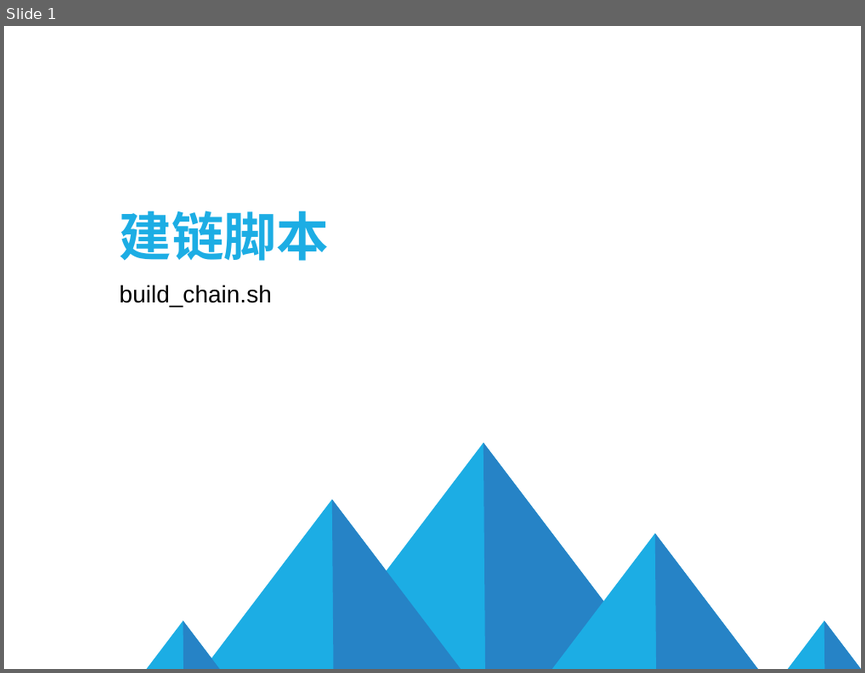
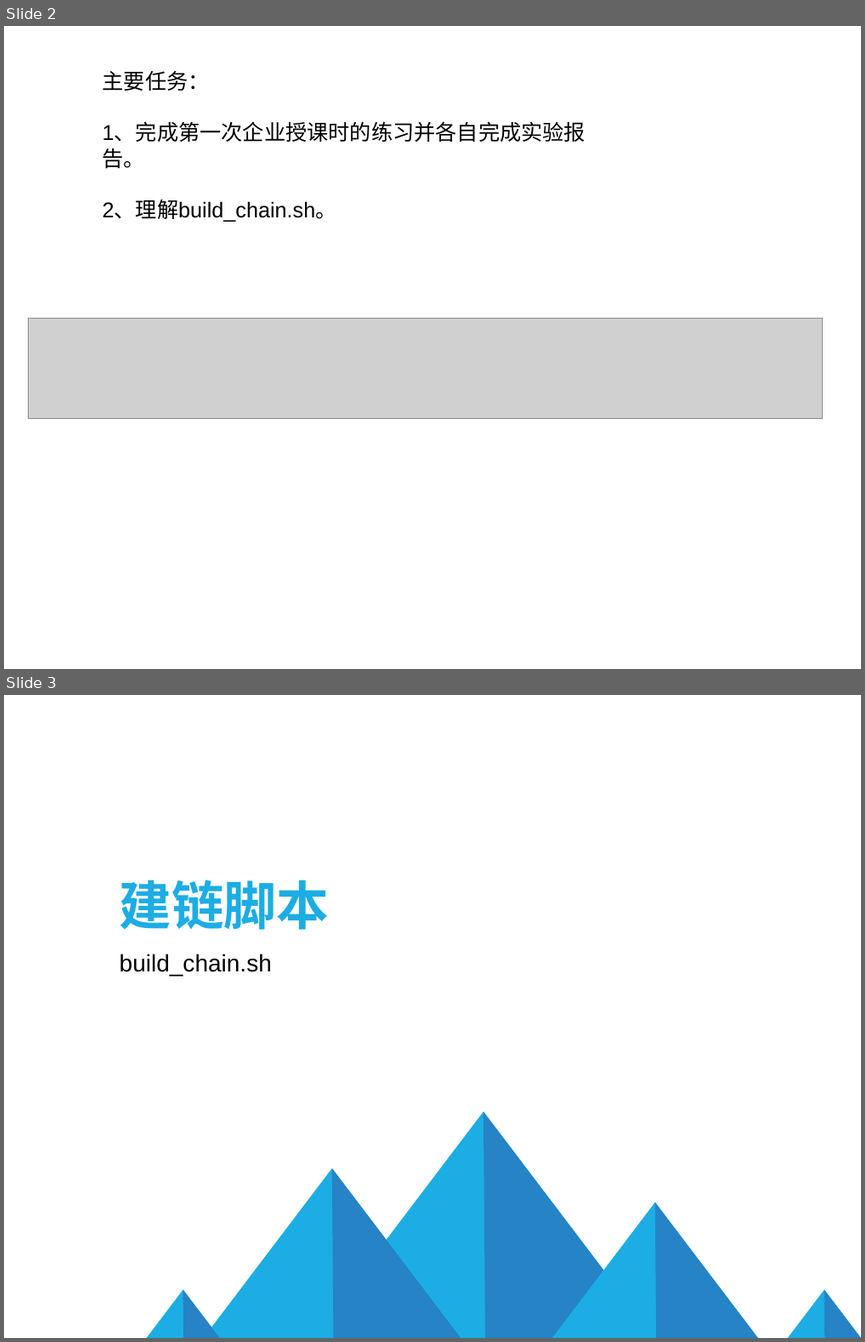
Before and after one commit to qukuailianniubi/Homework, a slide deck: DAY1/build_chain.sh文件的理解.ppt. Shown one above the other, each under a label of ours: slide 1 before the commit, slides 2 and 3 after it. The pictures are 865x673 and 865x1342 pixels, drawn with LibreOffice and Linux fonts; fonts in the diff are those of the drawing; grey boxes stand for pictures; background and template pictures are left out. Boxes give left, top, right and bottom in pixels: in the first picture for what was removed or moved away, otherwise in the second. Text is boxed around its words. In the diff, an @@ line names an element or a change of style, - is before the commit and + after.

```diff
--- a/DAY1/build_chain.sh文件的理解.ppt
+++ b/DAY1/build_chain.sh文件的理解.ppt
@@ slide 2 added at (4, 26, 861, 669), background picture (left out) @@
@@ text added at (103, 71, 585, 222), 18 pt, text #000000 @@
+主要任务：
+1、完成第一次企业授课时的练习并各自完成实验报告。
+2、理解build_chain.sh。
@@ picture added at (28, 318, 823, 419) @@
@@ what was slide 1 is now slide 3 @@
```
Also in this commit, not shown: 3 slides changed, 2 other slides added, 1 other file.
